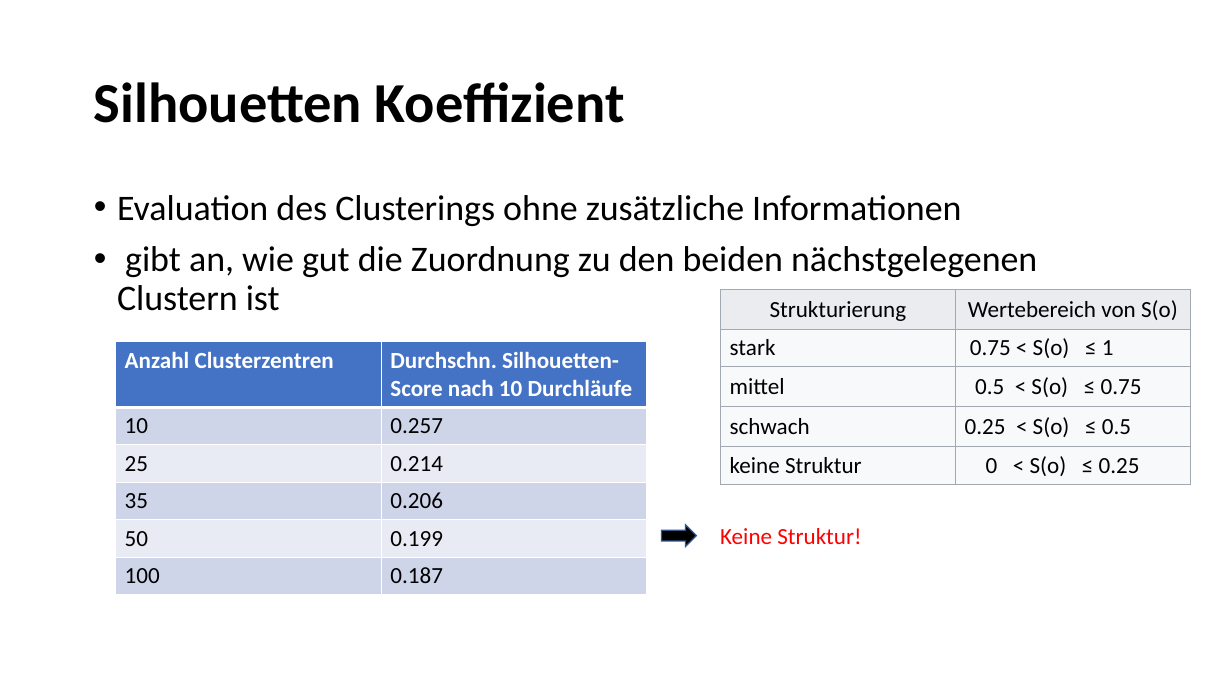
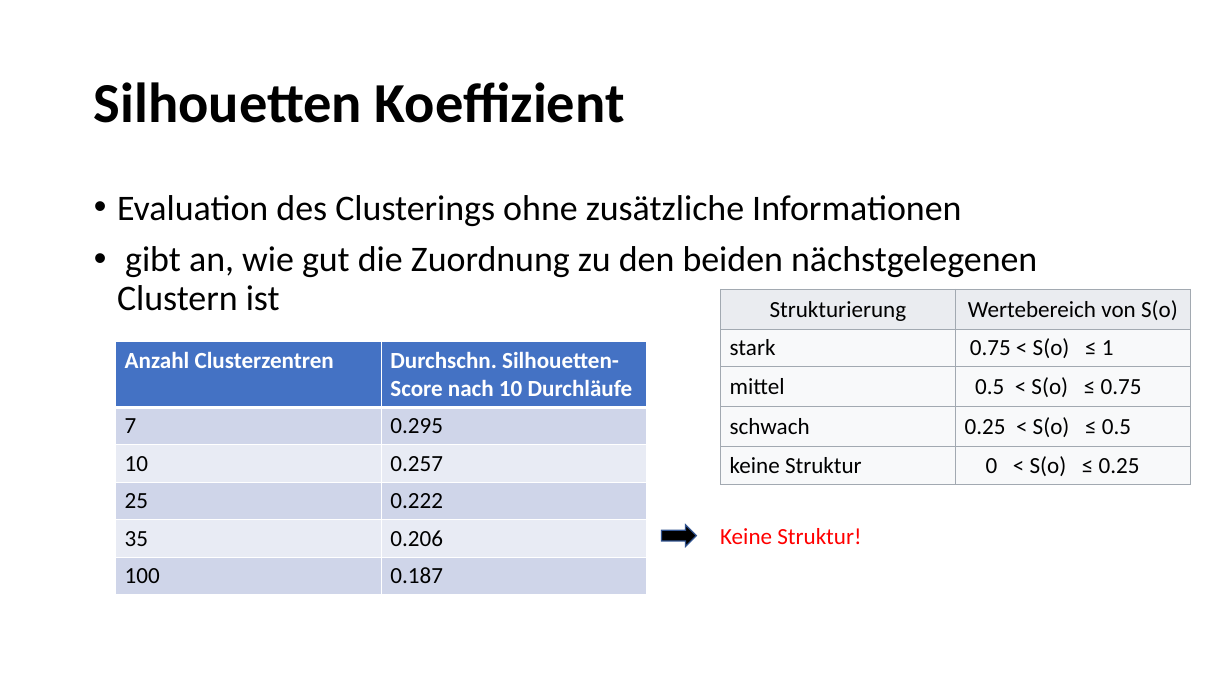
Before and after one commit to ChulioZ/music-recommender, a slide deck: slide 7 of Zwischenpräsentation.pptx. Drawn at 1232x693 pixels with LibreOffice and Linux fonts; fonts in the diff are those of the drawing. Boxes give left, top, right and bottom in pixels: in the first picture for what was removed or moved away, otherwise in the second. Text is boxed around its words. In the diff, an @@ line names an element or a change of style, - is before the commit and + after.

```diff
--- a/Zwischenpräsentation.pptx
+++ b/Zwischenpräsentation.pptx
@@ table at <box>116,342,648,594</box> @@
+row 2: 7 | 0.295
-row 4, column 2: 0.214
+row 4, column 2: 0.222
-row 5: 50 | 0.199
```
Also in this commit, not shown: 6 other slides changed.
